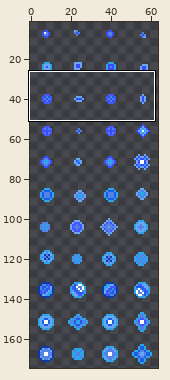
A sprite sheet gets an edit: packages/client/public/images/game/bullet.png. Above, an overview of the earlier version with the close-up marked.
Close-up. As it was:
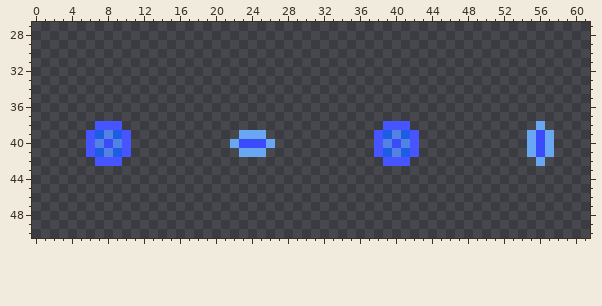
The file is 64x175 pixels. Shown: x 0..61, y 27..50. The wide view leaves out empty margins.
Once edited:
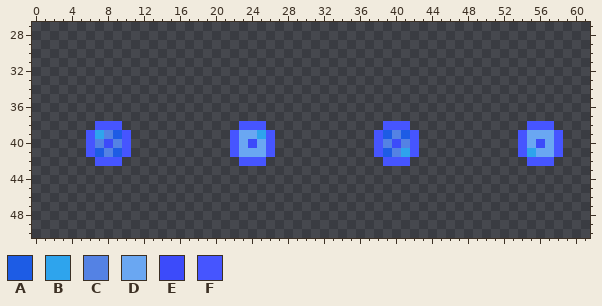
Palette (. is transparent): A #1d5ce5  B #2ea4ed  C #5482e4  D #6aa7f2  E #3c4bfa  F #4655ff
Change:
y 38: x 23..25 ... -> FFF; x 55..57 .D. -> FFF
y 39: x 7 A -> B; x 22 . -> F; x 25..26 D. -> BF; x 54 . -> F; x 56 E -> D; x 58 . -> F
y 40: x 22..23 DE -> FD; x 25..26 ED -> DF; x 54 . -> F; x 58 . -> F
y 41: x 22 . -> F; x 26 . -> F; x 41 A -> B; x 54..56 .DE -> FBD; x 58 . -> F
y 42: x 23..25 ... -> FFF; x 55..57 .D. -> FFF
Changed places in both close-ups, as pixel boxes (x1, y1, x2, y2):
changed: (230, 121, 275, 166)
changed: (518, 121, 563, 166)
changed: (95, 130, 104, 139)
changed: (401, 148, 410, 157)
